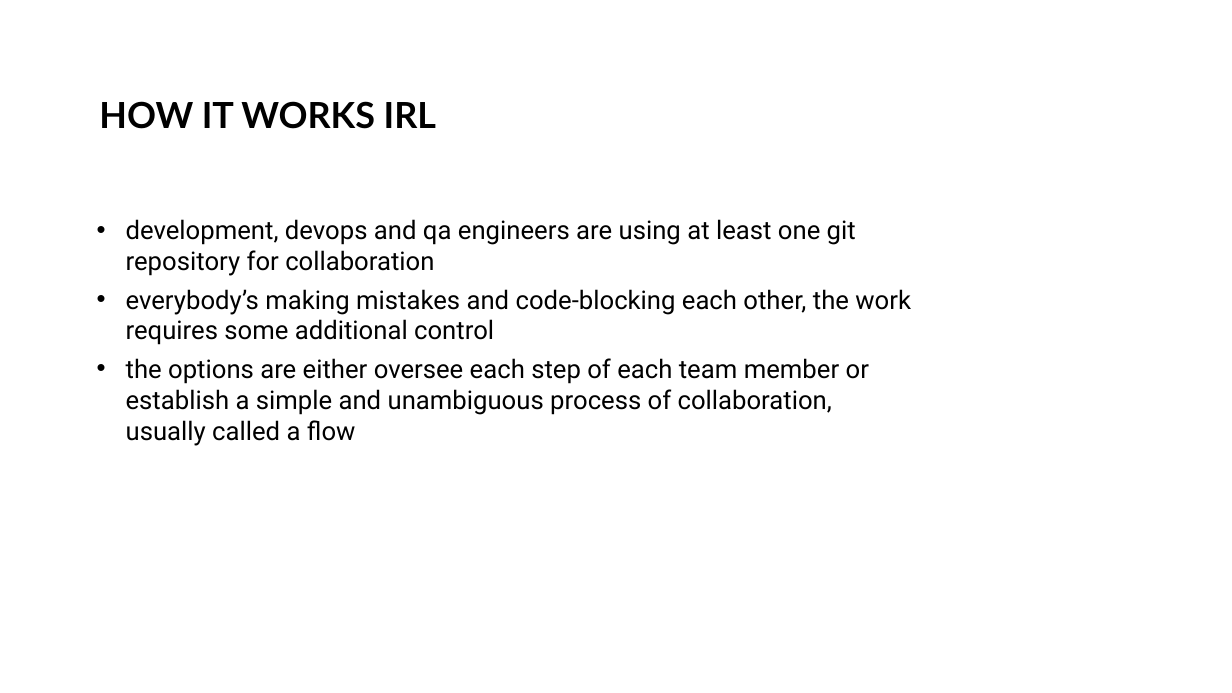
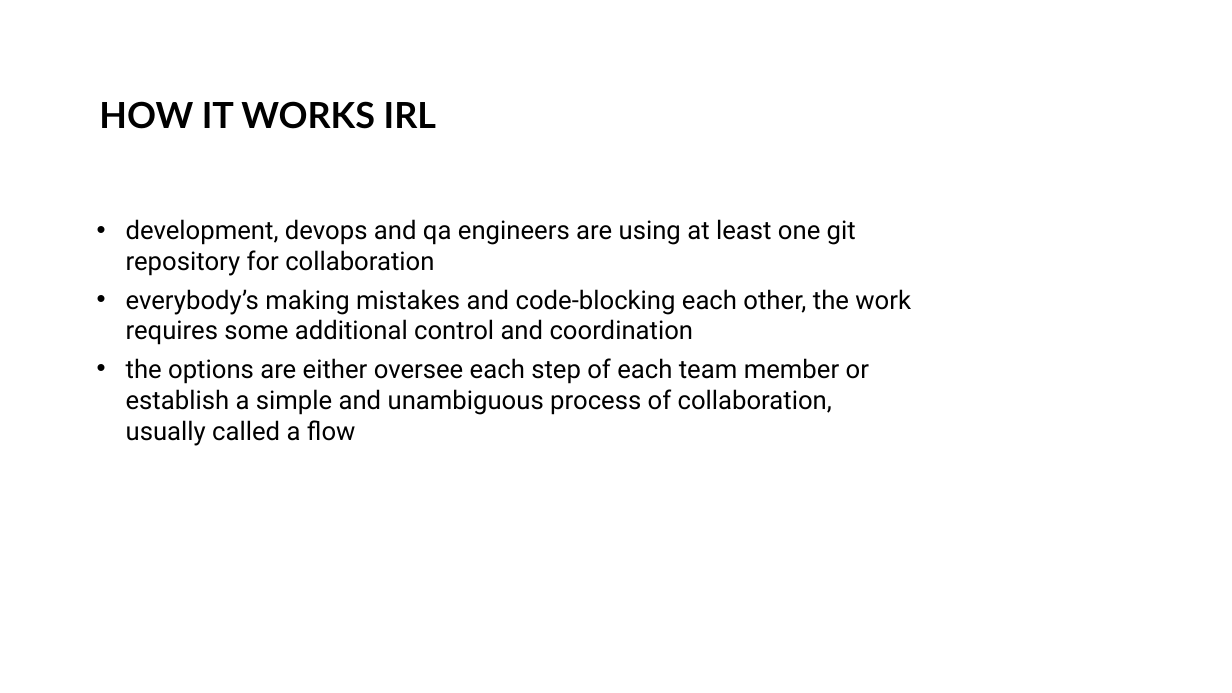
Before and after one commit to MikitaTsiarentsyeu/python, a slide deck: slide 2 of materials/Lesson 2 (github flow, data types)/Lesson 2 - GitHub flow.pptx. Drawn at 1232x693 pixels with LibreOffice and Linux fonts; fonts in the diff are those of the drawing; background and template pictures are left out. Boxes give left, top, right and bottom in pixels: in the first picture for what was removed or moved away, otherwise in the second. Text is boxed around its words. In the diff, an @@ line names an element or a change of style, - is before the commit and + after.

```diff
--- a/materials/Lesson 2 (github flow, data types)/Lesson 2 - GitHub flow.pptx
+++ b/materials/Lesson 2 (github flow, data types)/Lesson 2 - GitHub flow.pptx
@@ text at (x1=126, y1=289, x2=911, y2=345): text changed @@
-• everybody’s making mistakes and code-blocking each other, the work requires some additional control
+• everybody’s making mistakes and code-blocking each other, the work requires some additional control and coordination
```
Also in this commit, not shown: 1 other slide changed, 4 other files.
